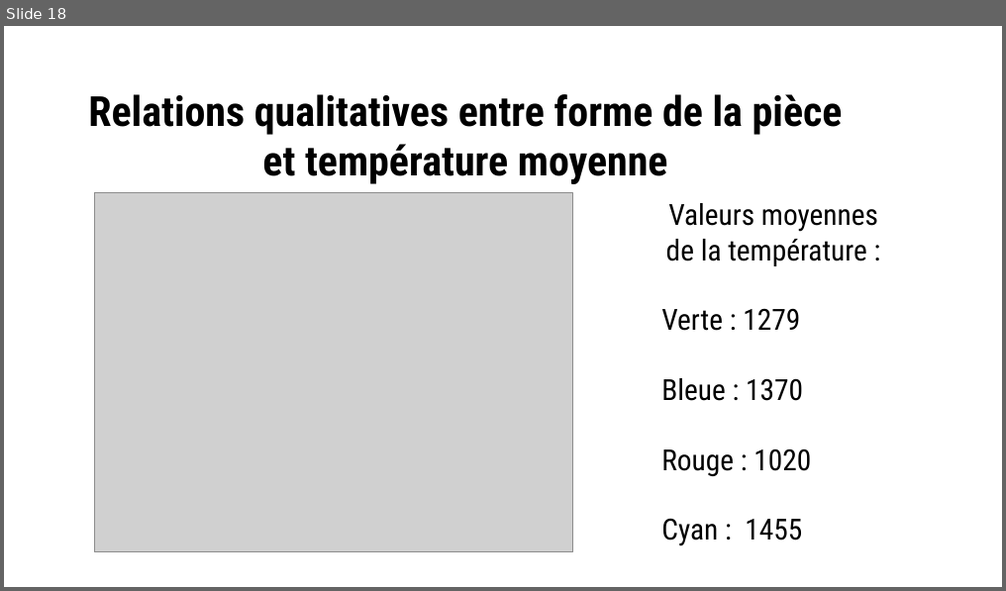
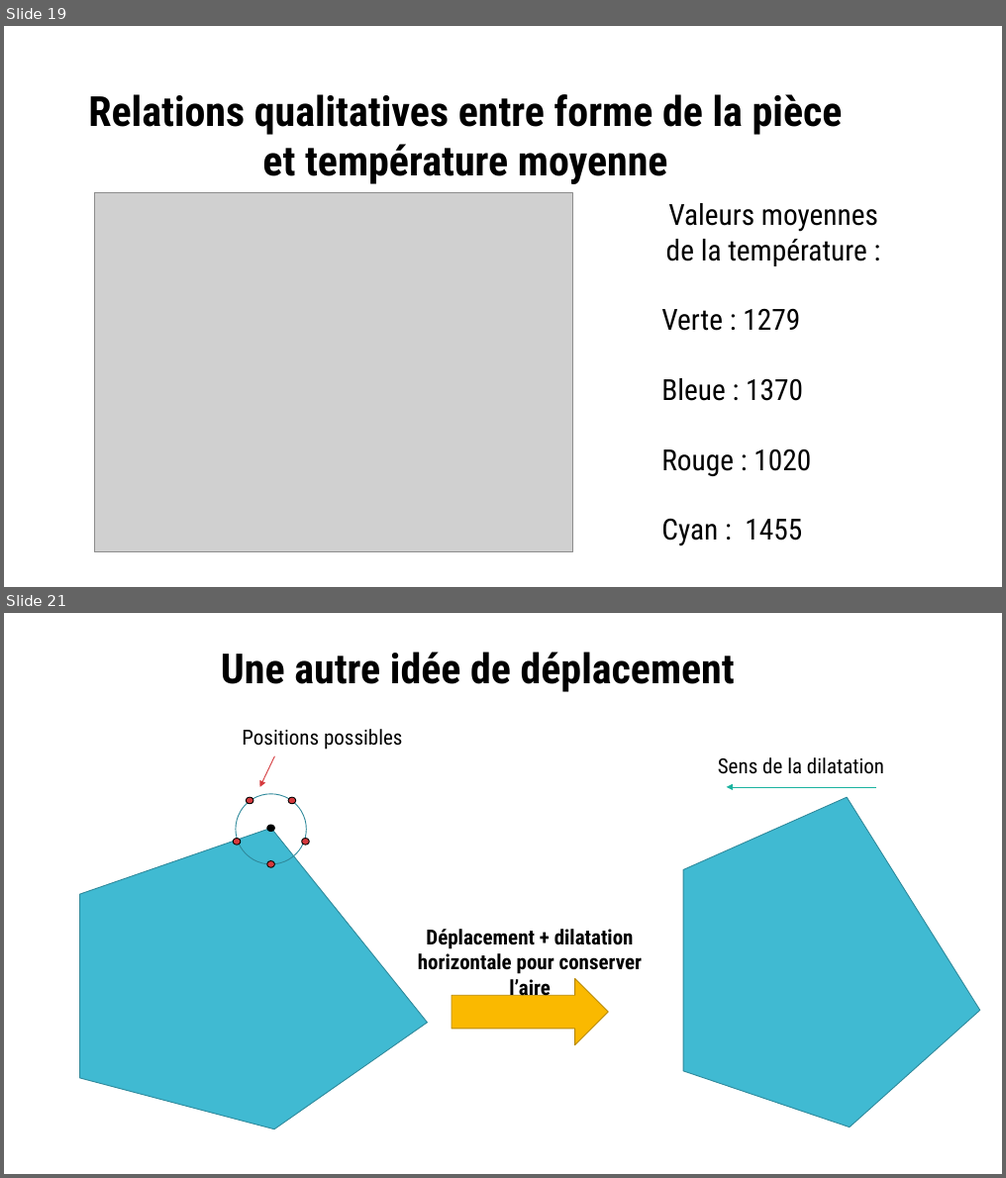
Before and after one commit to Savagerqt/Projet2A, a slide deck: Présentation1.pptx. Shown one above the other, each under a label of ours: slide 18 before the commit, slides 19 and 21 after it; the slides between them are not shown. The pictures are 1006x591 and 1006x1178 pixels, drawn with LibreOffice and Linux fonts; fonts in the diff are those of the drawing; grey boxes stand for pictures; background and template pictures are left out. Boxes give left, top, right and bottom in pixels: in the first picture for what was removed or moved away, otherwise in the second. Text is boxed around its words. In the diff, an @@ line names an element or a change of style, - is before the commit and + after.

```diff
--- a/Présentation1.pptx
+++ b/Présentation1.pptx
@@ slide 21 added at (4, 613, 1002, 1174), background #FFFFFF @@
@@ text added at (221, 652, 735, 692), 40 pt, text #000000, bold @@
+Une autre idée de déplacement
@@ text added at (242, 729, 403, 750), 20 pt, text #000000 @@
+Positions possibles
@@ arrow added from (275, 757) to (260, 787), #D5393D 0.85 pt @@
@@ text added at (718, 758, 884, 774), 20 pt, text #000000 @@
+Sens de la dilatation
@@ arrow added from (876, 787) to (727, 787), #1AB39F 0.75 pt @@
@@ ellipse added at (236, 794, 306, 864), outline #2F8A9B 0.85 pt @@
@@ ellipse added at (246, 797, 253, 804), fill #D5393D, outline #000000 0.85 pt @@
@@ ellipse added at (288, 797, 296, 804), fill #D5393D, outline #000000 0.85 pt @@
@@ freeform shape added at (684, 797, 980, 1128), fill #40BAD2, outline #2F8A9B 0.85 pt @@
@@ freeform shape added at (79, 828, 427, 1130), fill #40BAD2, outline #2F8A9B 0.85 pt @@
@@ ellipse added at (233, 839, 241, 845), fill #D5393D, outline #000000 0.85 pt @@
@@ ellipse added at (267, 825, 275, 832), fill #000000, outline #000000 0.85 pt @@
@@ ellipse added at (302, 839, 310, 845), fill #D5393D, outline #000000 0.85 pt @@
@@ ellipse added at (267, 861, 275, 868), fill #D5393D, outline #000000 0.85 pt @@
@@ text added at (418, 929, 643, 1001), 20 pt, text #000000, bold @@
+Déplacement + dilatation horizontale pour conserver l’aire
@@ right arrow added at (451, 979, 608, 1046), fill #FAB900, outline #B98900 0.85 pt @@
@@ what was slide 18 is now slide 19 @@
```
Also in this commit, not shown: 2 slides changed, 2 other slides added, 11 other files.
